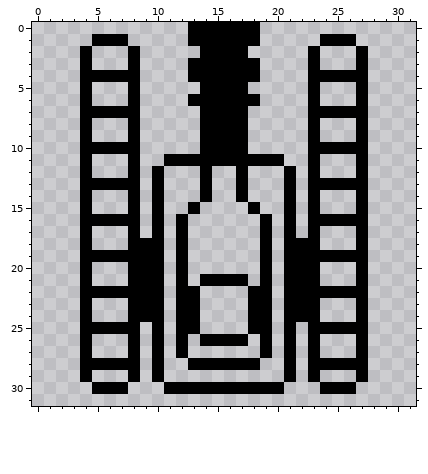
Pixel-art sprite, stored at assets/sprites/panzer_1.png. This is how it looked before the edit.
The file is 32x32 pixels.
After the commit:
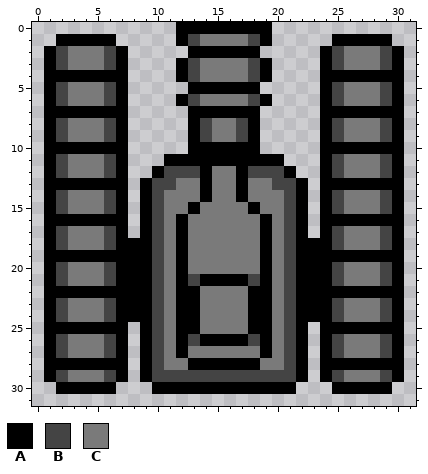
Palette (. is transparent): A #000000  B #444444  C #7a7a7a
From old to new:
Changed rows in their new state; - is an unchanged pixel.
first column x 1:
 0 -----------A------A-----------
 1 -AAA--.----ABCCCCBA----.--AAA-
 2 ABCCCBA.----A----A----.ABCCCBA
 3 ABCCCBA.---ABCCCCBA---.ABCCCBA
 4 AAA----.---ABCCCCBA---.----AAA
 5 ABCCCBA.----A----A----.ABCCCBA
 6 ABCCCBA.---ABCCCCBA---.ABCCCBA
 7 AAA----.----A----A----.----AAA
 8 ABCCCBA.----ABCCBA----.ABCCCBA
 9 ABCCCBA.----ABCCBA----.ABCCCBA
10 AAA----.----A----A----.----AAA
11 ABCCCBA.--------------.ABCCCBA
12 ABCCCBA.--BBB-CC-BBB--.ABCCCBA
13 AAA----.ABBCC-CC-CCBBA.----AAA
14 ABCCCBA.ABCCC-CC-CCCBA.ABCCCBA
15 ABCCCBA.ABCC-CCCC-CCBA.ABCCCBA
16 AAA----.ABC-CCCCCC-CBA.----AAA
17 ABCCCBA.ABC-CCCCCC-CBA.ABCCCBA
18 ABCCCBA--BC-CCCCCC-CB--ABCCCBA
19 AAA------BC-CCCCCC-CB------AAA
20 ABCCCBA--BC-CCCCCC-CB--ABCCCBA
21 ABCCCBA--BC-B----B-CB--ABCCCBA
22 AAA------BC--CCCC--CB------AAA
23 ABCCCBA--BC--CCCC--CB--ABCCCBA
24 ABCCCBA--BC--CCCC--CB--ABCCCBA
25 AAA----.ABC--CCCC--CBA.----AAA
26 ABCCCBA.ABC-B----B-CBA.ABCCCBA
27 ABCCCBA.ABC-CCCCCC-CBA.ABCCCBA
28 AAA----.ABCC------CCBA.----AAA
29 ABCCCBA.ABBBBBBBBBBBBA.ABCCCBA
30 -AAA--.--A----------A--.--AAA-
